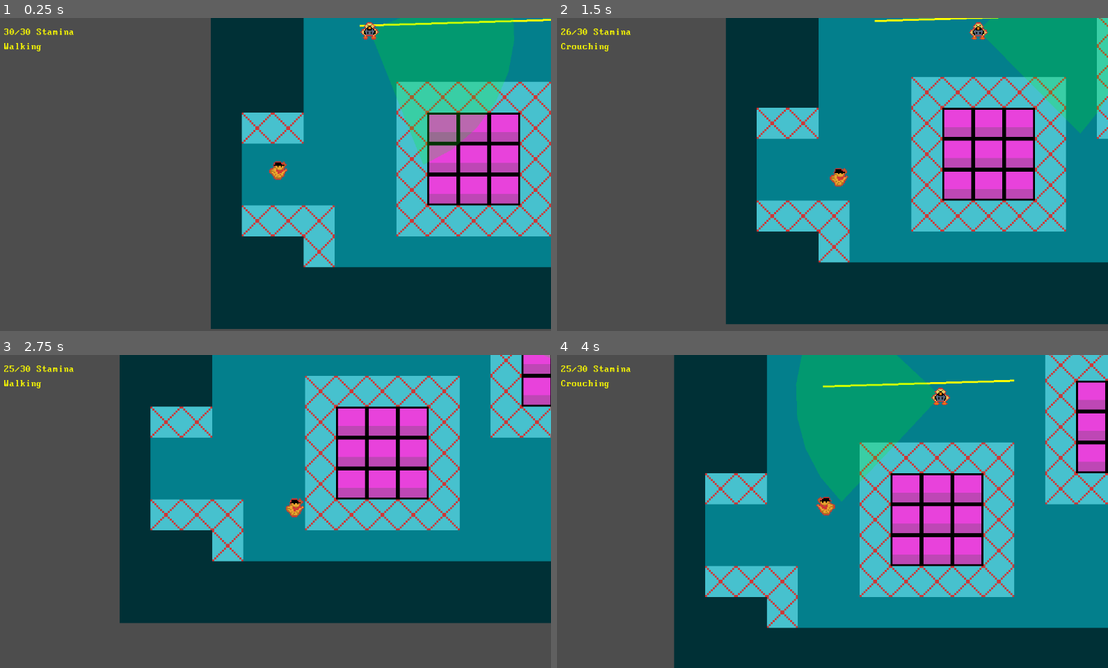
Above: before the commit, frames 1-4 (two rows, left to right).
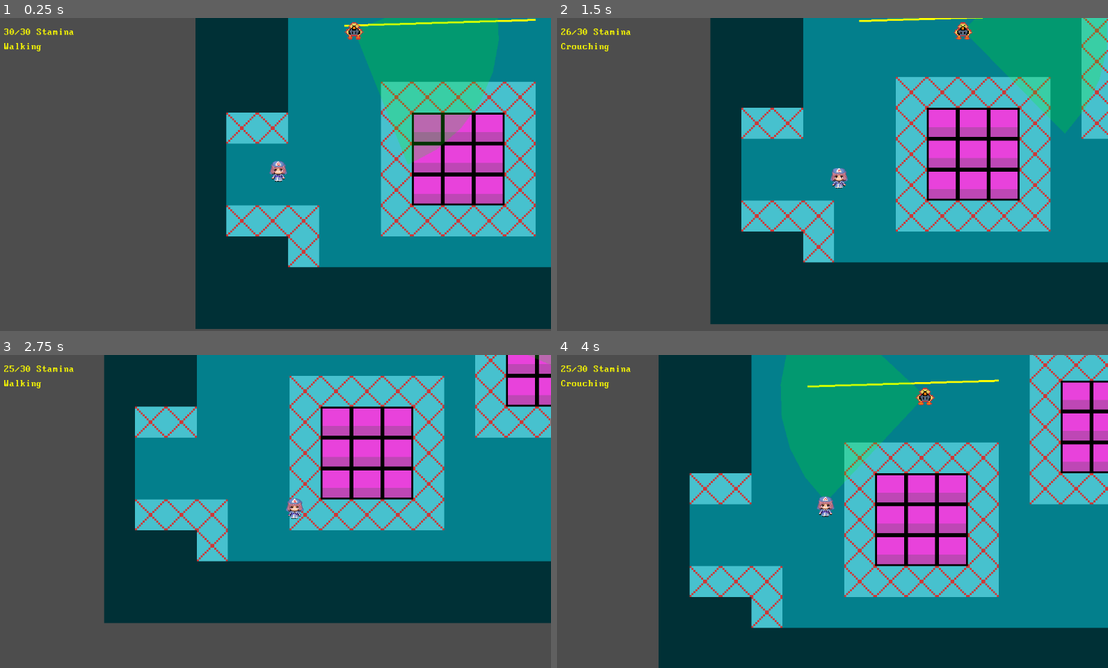
Above: after the commit, the same moments.

Repository: npmussi/yuyuko-tailor-game-jam
Game: Godot game, scene res://scenes/level_1.tscn
Same seed, same stepped clock (60 frames per second), same inputs: the game is played once before the commit and once after it.
Inputs:
- Up to frame 1 (0.25 s): no input
- Up to frame 2 (1.5 s): hold Right (ui_right) 0.53-1.28 s; tap C (crouch) at 0.6 s; hold Down (ui_down) from 1.28 s (still down); tap P at 1.35 s
- Up to frame 3 (2.75 s): release Down (ui_down) at 2.03 s; hold Right (ui_right) from 2.03 s (still down); tap C (crouch) at 2.1 s
- Up to frame 4 (4 s): release Right (ui_right) at 2.78 s; hold Up (ui_up) 2.78-3.53 s; tap P at 2.85 s; hold Left (ui_left) from 3.53 s (still down); tap C (crouch) at 3.6 s

The runs differ from the first frame. In frame 1, 17% of the frame differs, in the area x 35-100%, y 0-100%; in frame 2, 17%; in frame 3, 15%; in frame 4, 21%, in the area x 18-100%, y 0-100%.
Error after the commit: Assertion failed. (res://src/player/player.gd:123)

Commit message:
Game jam start, yuyuko placeholder

Diff:
--- a/project.godot
+++ b/project.godot
@@ -17,7 +17,6 @@
 
 [display]
 
-window/size/mode=3
 window/stretch/mode="viewport"
 
 [input]
--- a/scenes/level_1.tscn
+++ b/scenes/level_1.tscn
@@ -116,8 +116,8 @@
 [node name="SpikeTrap8" parent="Traps" instance=ExtResource("18_x2xxo")]
 position = Vector2(648, 40)
 
-[node name="Player" parent="." instance=ExtResource("3_5xbjy")]
-position = Vector2(336, 336)
+[node name="Yuyuko" parent="." instance=ExtResource("3_5xbjy")]
+position = Vector2(344, 336)
 collision_layer = 3
 collision_mask = 17
 
@@ -128,7 +128,7 @@
 motion_mode = 1
 wall_min_slide_angle = 0.0
 patrol_points = [NodePath("../PatrolPoints/Point1"), NodePath("../PatrolPoints/Point2")]
-target = NodePath("../Player")
+target = NodePath("../Yuyuko")
 
 [node name="Guard2" parent="." node_paths=PackedStringArray("patrol_points", "target") instance=ExtResource("4_4nkto")]
 position = Vector2(364, 240)
@@ -137,7 +137,7 @@
 motion_mode = 1
 wall_min_slide_angle = 0.0
 patrol_points = [NodePath("../PatrolPoints/Point3"), NodePath("../PatrolPoints/Point4")]
-target = NodePath("../Player")
+target = NodePath("../Yuyuko")
 
 [node name="PatrolPoints" type="Node2D" parent="."]
 metadata/_edit_lock_ = true
--- a/src/player/player.tscn
+++ b/src/player/player.tscn
@@ -1,7 +1,7 @@
 [gd_scene load_steps=5 format=3 uid="uid://dsgljtlwr407e"]
 
 [ext_resource type="Script" uid="uid://b57t1enu7r3ud" path="res://src/player/player.gd" id="1_rxibo"]
-[ext_resource type="Texture2D" uid="uid://b1pn62m5oqmgb" path="res://assets/sprites/player.png" id="2_player"]
+[ext_resource type="SpriteFrames" uid="uid://cglu14hde6n5j" path="res://src/player/yuyuko.tres" id="2_rxibo"]
 
 [sub_resource type="RectangleShape2D" id="RectangleShape2D_244u8"]
 size = Vector2(7.75, 7)
@@ -10,7 +10,7 @@
 radius = 5.0
 height = 12.0
 
-[node name="Player" type="CharacterBody2D"]
+[node name="Yuyuko" type="CharacterBody2D"]
 top_level = true
 z_index = 2
 collision_mask = 2
@@ -25,11 +25,6 @@
 position_smoothing_enabled = true
 rotation_smoothing_enabled = true
 
-[node name="Sprite2D" type="Sprite2D" parent="."]
-position = Vector2(3, -2)
-scale = Vector2(0.6, 0.6)
-texture = ExtResource("2_player")
-
 [node name="BulletDetectionArea" type="Area2D" parent="."]
 collision_layer = 16
 collision_mask = 8
@@ -38,3 +33,9 @@
 position = Vector2(3, -2)
 shape = SubResource("CapsuleShape2D_jiejy")
 debug_color = Color(0.664095, 0.511603, 0.0707038, 0.42)
+
+[node name="AnimatedSprite2D" type="AnimatedSprite2D" parent="."]
+position = Vector2(2.9999998, -2)
+scale = Vector2(0.235, 0.235)
+sprite_frames = ExtResource("2_rxibo")
+animation = &"idle_down"
--- /dev/null
+++ b/src/player/yuyuko.tres
@@ -0,0 +1,158 @@
+[gd_resource type="SpriteFrames" load_steps=18 format=3 uid="uid://cglu14hde6n5j"]
+
+[ext_resource type="Texture2D" uid="uid://chrmdf2luf6sy" path="res://src/player/08.png" id="1_ke3r1"]
+
+[sub_resource type="AtlasTexture" id="AtlasTexture_qjuol"]
+atlas = ExtResource("1_ke3r1")
+region = Rect2(336, 192, 48, 48)
+
+[sub_resource type="AtlasTexture" id="AtlasTexture_wt6c7"]
+atlas = ExtResource("1_ke3r1")
+region = Rect2(336, 240, 48, 48)
+
+[sub_resource type="AtlasTexture" id="AtlasTexture_ju2th"]
+atlas = ExtResource("1_ke3r1")
+region = Rect2(336, 288, 48, 48)
+
+[sub_resource type="AtlasTexture" id="AtlasTexture_ev56f"]
+atlas = ExtResource("1_ke3r1")
+region = Rect2(336, 336, 48, 48)
+
+[sub_resource type="AtlasTexture" id="AtlasTexture_ufgq5"]
+atlas = ExtResource("1_ke3r1")
+region = Rect2(288, 192, 48, 48)
+
+[sub_resource type="AtlasTexture" id="AtlasTexture_rl2gj"]
+atlas = ExtResource("1_ke3r1")
+region = Rect2(336, 192, 48, 48)
+
+[sub_resource type="AtlasTexture" id="AtlasTexture_h6sni"]
+atlas = ExtResource("1_ke3r1")
+region = Rect2(384, 192, 48, 48)
+
+[sub_resource type="AtlasTexture" id="AtlasTexture_1omom"]
+atlas = ExtResource("1_ke3r1")
+region = Rect2(288, 240, 48, 48)
+
+[sub_resource type="AtlasTexture" id="AtlasTexture_nekxt"]
+atlas = ExtResource("1_ke3r1")
+region = Rect2(336, 240, 48, 48)
+
+[sub_resource type="AtlasTexture" id="AtlasTexture_qr06q"]
+atlas = ExtResource("1_ke3r1")
+region = Rect2(384, 240, 48, 48)
+
+[sub_resource type="AtlasTexture" id="AtlasTexture_j5fkg"]
+atlas = ExtResource("1_ke3r1")
+region = Rect2(288, 288, 48, 48)
+
+[sub_resource type="AtlasTexture" id="AtlasTexture_1575p"]
+atlas = ExtResource("1_ke3r1")
+region = Rect2(336, 288, 48, 48)
+
+[sub_resource type="AtlasTexture" id="AtlasTexture_7kfkc"]
+atlas = ExtResource("1_ke3r1")
+region = Rect2(384, 288, 48, 48)
+
+[sub_resource type="AtlasTexture" id="AtlasTexture_8ibsx"]
+atlas = ExtResource("1_ke3r1")
+region = Rect2(288, 336, 48, 48)
+
+[sub_resource type="AtlasTexture" id="AtlasTexture_yyfk3"]
+atlas = ExtResource("1_ke3r1")
+region = Rect2(336, 336, 48, 48)
+
+[sub_resource type="AtlasTexture" id="AtlasTexture_45lly"]
+atlas = ExtResource("1_ke3r1")
+region = Rect2(384, 336, 48, 48)
+
+[resource]
+animations = [{
+"frames": [{
+"duration": 1.0,
+"texture": SubResource("AtlasTexture_qjuol")
+}],
+"loop": true,
+"name": &"idle_down",
+"speed": 5.0
+}, {
+"frames": [{
+"duration": 1.0,
+"texture": SubResource("AtlasTexture_wt6c7")
+}],
+"loop": true,
+"name": &"idle_left",
+"speed": 5.0
+}, {
+"frames": [{
+"duration": 1.0,
+"texture": SubResource("AtlasTexture_ju2th")
+}],
+"loop": true,
+"name": &"idle_right",
+"speed": 5.0
+}, {
+"frames": [{
+"duration": 1.0,
+"texture": SubResource("AtlasTexture_ev56f")
+}],
+"loop": true,
+"name": &"idle_up",
+"speed": 5.0
+}, {
+"frames": [{
+"duration": 1.0,
+"texture": SubResource("AtlasTexture_ufgq5")
+}, {
+"duration": 1.0,
+"texture": SubResource("AtlasTexture_rl2gj")
+}, {
+"duration": 1.0,
+"texture": SubResource("AtlasTexture_h6sni")
+}],
+"loop": true,
+"name": &"walk_down",
+"speed": 5.0
+}, {
+"frames": [{
+"duration": 1.0,
+"texture": SubResource("AtlasTexture_1omom")
+}, {
+"duration": 1.0,
+"texture": SubResource("AtlasTexture_nekxt")
+}, {
+"duration": 1.0,
+"texture": SubResource("AtlasTexture_qr06q")
+}],
+"loop": true,
+"name": &"walk_left",
+"speed": 5.0
+}, {
+"frames": [{
+"duration": 1.0,
+"texture": SubResource("AtlasTexture_j5fkg")
+}, {
+"duration": 1.0,
+"texture": SubResource("AtlasTexture_1575p")
+}, {
+"duration": 1.0,
+"texture": SubResource("AtlasTexture_7kfkc")
+}],
+"loop": true,
+"name": &"walk_right",
+"speed": 5.0
+}, {
+"frames": [{
+"duration": 1.0,
+"texture": SubResource("AtlasTexture_8ibsx")
+}, {
+"duration": 1.0,
+"texture": SubResource("AtlasTexture_yyfk3")
+}, {
+"duration": 1.0,
+"texture": SubResource("AtlasTexture_45lly")
+}],
+"loop": true,
+"name": &"walk_up",
+"speed": 5.0
+}]
Binary file added: src/player/08.png
Not shown, changed: .gitignore
